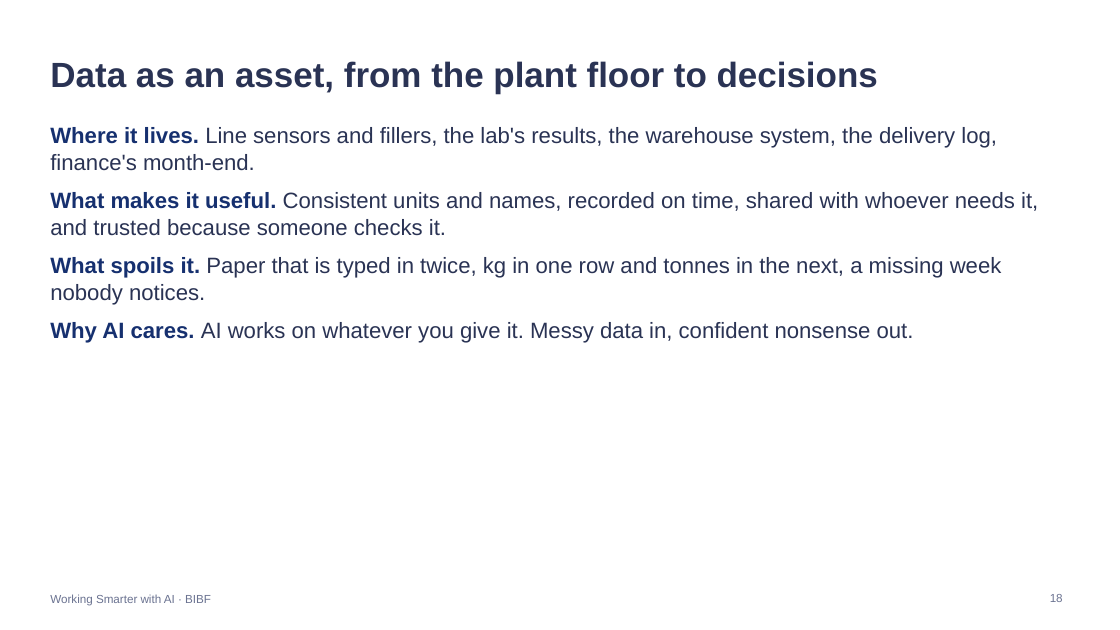
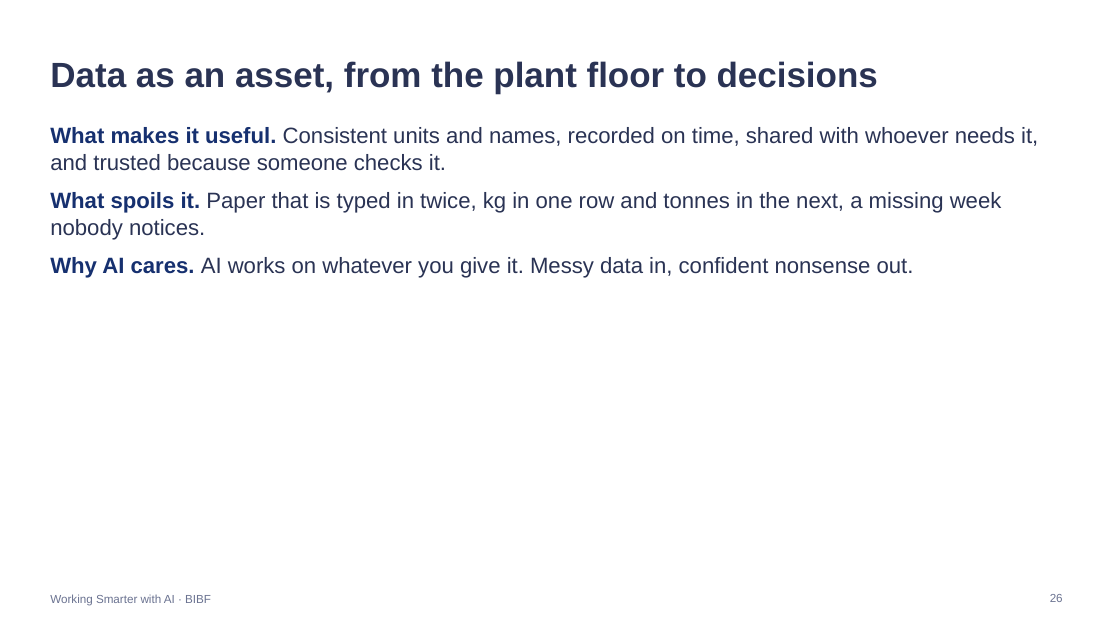
Before and after one commit to Iced377/bibf-arla, a slide deck: slide 26 of outputs/BIBF-Arla-Facilitator.pptx (slide 18 before the commit). Drawn at 1120x630 pixels with LibreOffice and Linux fonts; fonts in the diff are those of the drawing. Boxes give left, top, right and bottom in pixels: in the first picture for what was removed or moved away, otherwise in the second. Text is boxed around its words. In the diff, an @@ line names an element or a change of style, - is before the commit and + after.

```diff
--- a/outputs/BIBF-Arla-Facilitator.pptx
+++ b/outputs/BIBF-Arla-Facilitator.pptx
@@ text at [50, 127, 997, 171]: paragraph removed @@
-• Where it lives. Line sensors and fillers, the lab's results, the warehouse system, the delivery log, finance's month-end.
@@ page number at [1050, 594, 1063, 602]: text changed @@
-18
+26
```
Also in this commit, not shown: 15 other slides changed, 10 slides added, 15 other files.
